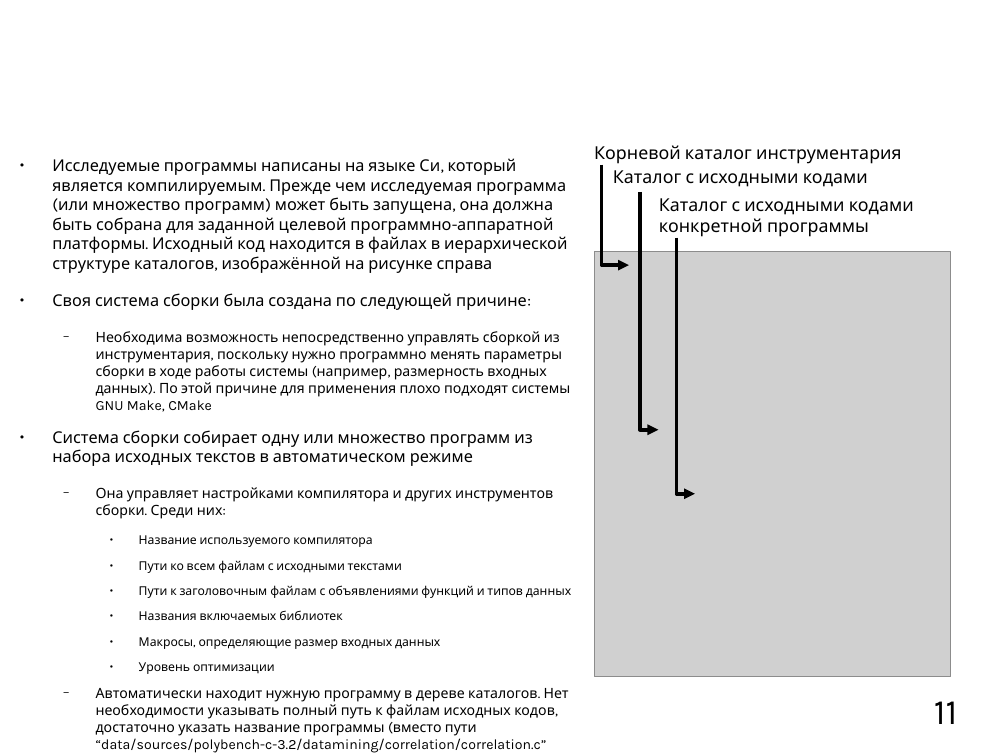
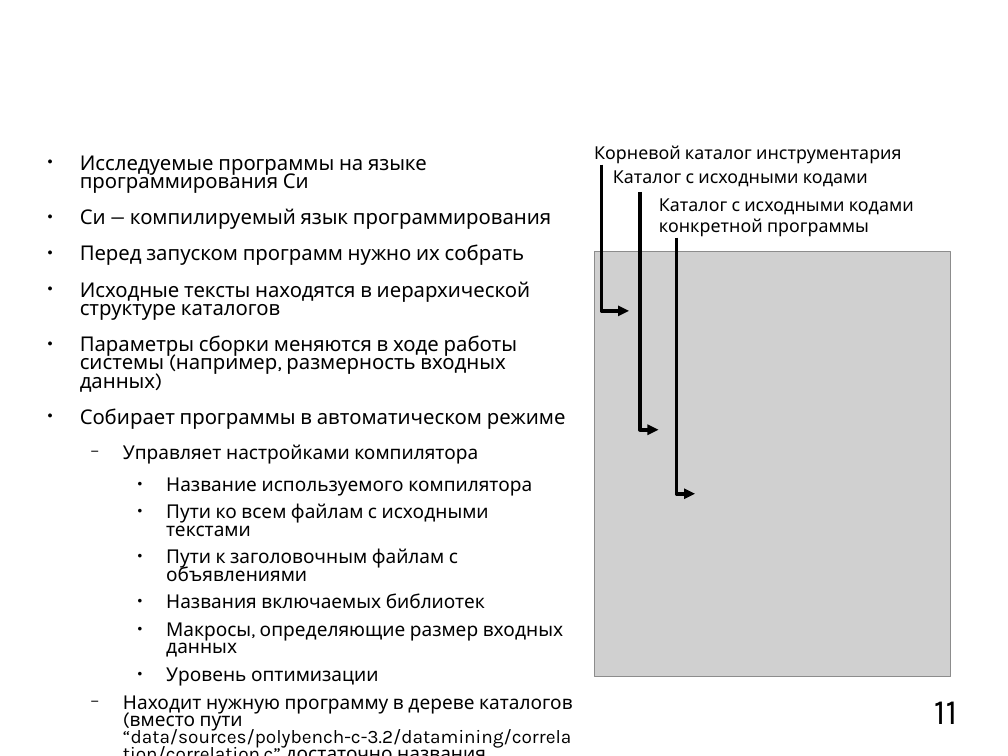
Before and after one commit to mkpankov/adaptor, a slide deck: slide 11 of diploma/defense/brochure.odp. Drawn at 1008x756 pixels with LibreOffice and Linux fonts; fonts in the diff are those of the drawing; grey boxes stand for pictures; background and template pictures are left out. Boxes give left, top, right and bottom in pixels: in the first picture for what was removed or moved away, otherwise in the second. Text is boxed around its words. In the diff, an @@ line names an element or a change of style, - is before the commit and + after.

```diff
--- a/diploma/defense/brochure.odp
+++ b/diploma/defense/brochure.odp
@@ text "Исследуемые программы на языке программирования ...": place and size @@
-text "Исследуемые программы на языке программирования ..." at [52,158,571,736]
+text "Исследуемые программы на языке программирования ..." at [80,155,573,749]
@@ text at [80,155,566,464]: text changed; size 12.8 to 16 pt @@
-● Исследуемые программы написаны на языке Си, который является компилируемым. Прежде чем исследуемая программа (или множество программ) может быть запущена, она должна быть собрана для заданной целевой программно-аппаратной платформы. Исходный код находится в файлах в иерархической структуре каталогов, изображённой на рисунке справа
-● Своя система сборки была создана по следующей причине:
-  − Необходима возможность непосредственно управлять сборкой из инструментария, поскольку нужно программно менять параметры сборки в ходе работы системы (например, размерность входных данных). По этой причине для применения плохо подходят системы GNU Make, CMake
-● Система сборки собирает одну или множество программ из набора исходных текстов в автоматическом режиме
-  − Она управляет настройками компилятора и других инструментов сборки. Среди них:
+● Исследуемые программы на языке программирования Си
+● Си — компилируемый язык программирования
+● Перед запуском программ нужно их собрать
+● Исходные тексты находятся в иерархической структуре каталогов
+● Параметры сборки меняются в ходе работы системы (например, размерность входных данных)
+● Собирает программы в автоматическом режиме
+  − Управляет настройками компилятора
@@ freeform shape: place and size @@
-freeform shape at [602,165,629,265]
+freeform shape at [602,165,629,311]
@@ text at [166,477,563,686]: size 9.6 to 15 pt in "Название используемого компилятора", "Пути ко всем файлам с исходными текстами", "Названия включаемых библиотек", "Макросы, определяющие размер входных данных" and 1 more places; line spacing 1 to 0.75 @@
@@ text at [166,548,458,581]: text changed; size 9.6 to 15 pt @@
-    ● Пути к заголовочным файлам с объявлениями функций и типов данных
+    ● Пути к заголовочным файлам с объявлениями
@@ text at [123,695,573,749]: text changed; size 11.2 to 15 pt @@
-  − Автоматически находит нужную программу в дереве каталогов. Нет необходимости указывать полный путь к файлам исходных кодов, достаточно указать название программы (вместо пути “data/sources/polybench-c-3.2/datamining/correlation/correlation.c” достаточно указать название программы “correlation”
+  − Находит нужную программу в дереве каталогов (вместо пути “data/sources/polybench-c-3.2/datamining/correlation/correlation.c” достаточно названия программы “correlation”
```
Also in this commit, not shown: 6 other slides changed.
